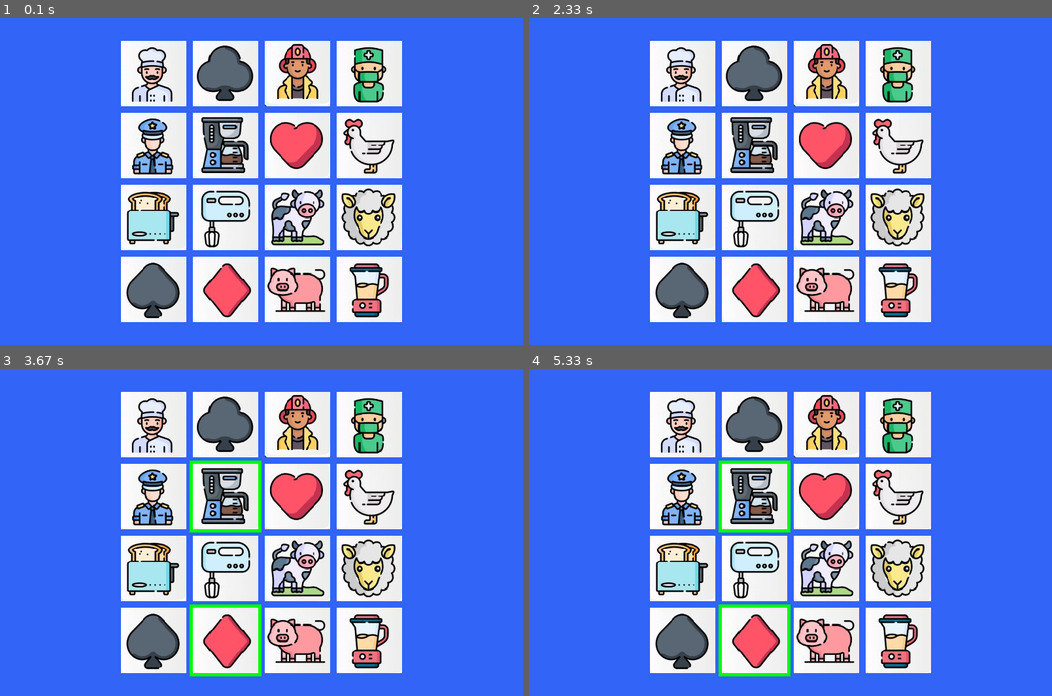
Above: before the commit, frames 1-4 (two rows, left to right).
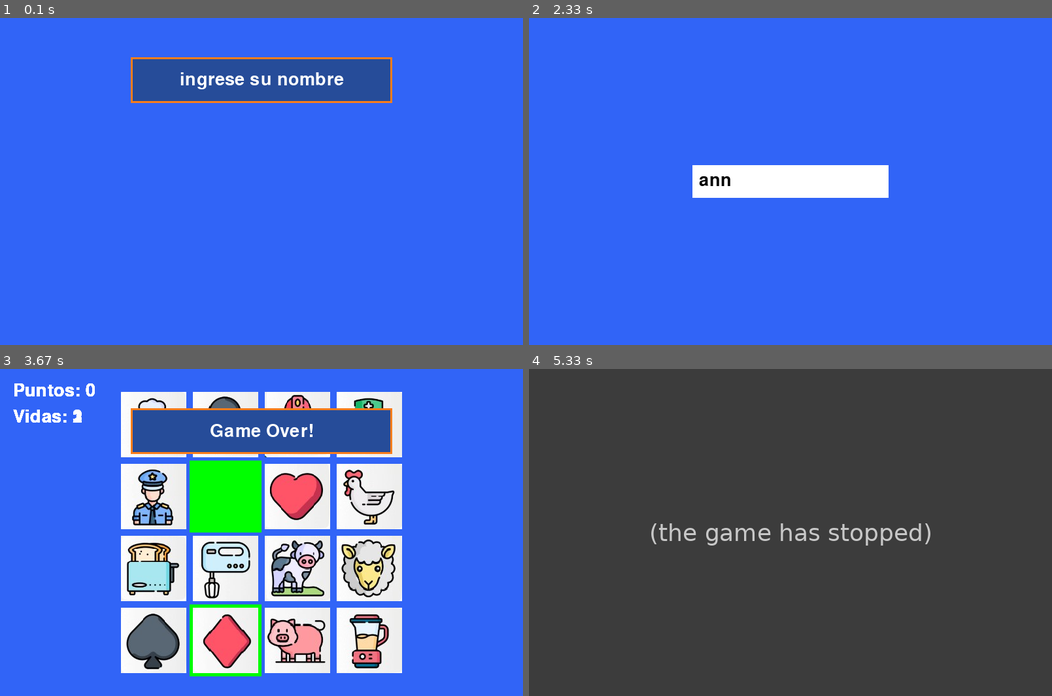
Above: after the commit, the same moments.

Repository: tomasaltamirano/sp_agrupados_pygame_altamirano_leonardi
Game: pygame game, started from prueba_pygame.py
Same seed, same stepped clock (60 frames per second), same inputs: the game is played once before the commit and once after it.
Inputs (mouse positions are in pixels of both pictures, inside the frame that each line leads up to):
- Up to frame 1 (0.1 s): no input
- Up to frame 2 (2.33 s): type "a" at 1.98 s; type "nn" at 2.08 s; tap Enter at 2.32 s
- Up to frame 3 (3.67 s): click (271, 421) at 2.58 s; click (235, 617) at 2.92 s; click (245, 476) at 3.25 s
- Up to frame 4 (5.33 s): no input

The runs differ from the first frame. In frame 1, 40% of the frame differs, in the area x 23-77%, y 7-93%; in frame 2, 39%; in frame 3, 10%; in frame 4, 99%, in the area x 0-100%, y 0-100%.
After the commit the program exited at 5.25 s; later frames show no game.

Commit message:
vidas y puntos

Diff:
--- a/logica.py
+++ b/logica.py
@@ -11,33 +11,3 @@
 
     random.shuffle(imagenes)
     return imagenes
-
-#debugueo: las rutas de las imagenes llegan bien a esta funcion
-# imagenes = obtener_imagenes(diccionario_categorias, nivel)
-# print("Imágenes obtenidas:", imagenes)
-
-def encontrar_categoria (lista_amarillos,color,contador,lista_usados,guardar_boton,boton,categoria,bandera_primera_categoria,lista_categorias,x,y,verde,COLOR_PANTALLA,ventana_principal):
-    if bandera_primera_categoria == True and boton["estado"] != None:
-        print("entra en encontrar categoria")
-        guardar_boton.append(boton)
-        lista_usados.append(boton)
-        lista_categorias.append(categoria)
-        bandera_primera_categoria = False
-
-    elif bandera_primera_categoria == False and boton["estado"] != None:
-        print("entra en encontrar resto categorias")
-        if boton["estado"] == True and boton != guardar_boton[0]:
-            if len(lista_categorias) > 0 and lista_categorias[-1] == categoria:
-
-                contador += 1
-                lista_usados.append(boton)
-                print("Las categorías son iguales.")
-            else:
-                #lista_usados.append(boton)
-                for boton in lista_usados:
-                    print("dasdas")
-                    x,y = boton["posicion"]
-                    boton ["estado"] = None
-                    enmarcar_imagen(lista_amarillos,lista_usados,boton,x,y,color,COLOR_PANTALLA,ventana_principal)
-
-    return bandera_primera_categoria ,contador
--- a/modules/visuales.py
+++ b/modules/visuales.py
@@ -3,6 +3,42 @@
 """
 funciones que se encargan de cargar los elementos visuales en la pantalla
 """
+
+def mostrar_mensaje(ventana_principal, tamaño_ventana, fuente, mensaje):
+    """Muestra un mensaje en un cuadro más pequeño en la pantalla."""
+    # Dimensiones del cuadro (ajusta según lo necesites)
+    ancho_cuadro = 400
+    alto_cuadro = 70
+    x_cuadro = (tamaño_ventana[0] - ancho_cuadro) // 2
+    y_cuadro = 60
+    # x_cuadro = 130
+    # y_cuadro = 50
+
+    # Dibuja un cuadro para el mensaje
+    color_cuadro = (38, 76, 153)
+    color_borde = (249, 125, 27)
+    pygame.draw.rect(ventana_principal, color_cuadro, (x_cuadro, y_cuadro, ancho_cuadro, alto_cuadro))
+    pygame.draw.rect(ventana_principal, color_borde, (x_cuadro, y_cuadro, ancho_cuadro, alto_cuadro), 3)  # Borde
+
+    # Renderiza el mensaje
+    texto = fuente.render(mensaje, True, (255, 255, 255))  # Texto en blanco
+    texto_rect = texto.get_rect(center=(x_cuadro + ancho_cuadro // 2, y_cuadro + alto_cuadro // 2))
+
+    ventana_principal.blit(texto, texto_rect)  # Dibuja el texto dentro del cuadro
+
+    # Actualiza la pantalla y espera
+    pygame.display.flip()
+    pygame.time.delay(2000)
+
+
+def mostrar_puntos_y_vidas(ventana_principal, fuente, puntuacion, vidas):
+    texto_puntos = fuente.render(f"Puntos: {puntuacion}", True, (255, 255, 255))
+    texto_vidas = fuente.render(f"Vidas: {vidas}", True, (255, 255, 255))
+
+    ventana_principal.blit(texto_puntos, (20, 20))  # Posición para los puntos
+    ventana_principal.blit(texto_vidas, (20, 60))
+
+
 def crear_boton(pantalla, posicion, dimension, texto=None, fuente=None, path_imagen = None):
     boton = {}
     boton["estado"] = False
@@ -78,7 +114,7 @@
                     bandera_primera_categoria, contador,lista_usados = encontrar_categoria(lista_amarillos,amarillo,contador,lista_usados,guardar_boton,boton,categoria,bandera_primera_categoria,lista_categorias,x,y,verde,COLOR_PANTALLA,ventana_principal)
                     enmarcar_imagen(contador,amarillo,lista_amarillos,lista_usados,boton,x,y,verde,COLOR_PANTALLA,ventana_principal)
 
-    return bandera_primera_categoria,contador
+    return bandera_primera_categoria,contador, categoria
 
 
 def enmarcar_imagen(contador,amarillo,lista_amarillos,lista_usados,boton,x,y,color,COLOR_PANTALLA,ventana_principal):
@@ -108,9 +144,7 @@
 
         boton["estado"] = None
 
-
-
-def encontrar_categoria (lista_amarillos,amarillo,contador,lista_usados,guardar_boton,boton,categoria,bandera_primera_categoria,lista_categorias,x,y,verde,COLOR_PANTALLA,ventana_principal):
+def encontrar_categoria (lista_amarillos,AMARILLO,contador,lista_usados,guardar_boton,boton,categoria,bandera_primera_categoria,lista_categorias,x,y,verde,COLOR_PANTALLA,ventana_principal):
     # print(bandera_primera_categoria,"dsadasdasdasdasdas")
     if bandera_primera_categoria == True and boton["estado"] == False:
 
@@ -123,7 +157,7 @@
         lista_usados.append(boton)
         lista_categorias.append(categoria)
         boton["estado"] = True
-        enmarcar_imagen(contador,amarillo,lista_amarillos,lista_usados,boton,x,y,verde,COLOR_PANTALLA,ventana_principal)
+        enmarcar_imagen(contador,AMARILLO,lista_amarillos,lista_usados,boton,x,y,verde,COLOR_PANTALLA,ventana_principal)
 
         # print("lista_usados:", lista_usados)
         # print("primero")
@@ -161,10 +195,11 @@
                     # print("borra la lista usados")
                     bandera_primera_categoria
 
-                    enmarcar_imagen(contador,amarillo,lista_amarillos,lista_usados,boton,x,y,verde,COLOR_PANTALLA,ventana_principal)
-
-                lista_categorias.clear()
-                lista_usados.clear()
+                    enmarcar_imagen(contador,AMARILLO,lista_amarillos,lista_usados,boton,x,y,verde,COLOR_PANTALLA,ventana_principal)
+
+                # lista_categorias.clear()
+                # lista_usados.clear()
+                # lista_amarillos.clear()
 
 
                 contador[0] = 0
@@ -172,19 +207,13 @@
                 # print("cambia la bandera a true")
                 bandera_primera_categoria = True
 
-                encontrar_categoria(lista_amarillos,amarillo,contador,lista_usados,guardar_boton,boton,categoria,bandera_primera_categoria,lista_categorias,x,y,verde,COLOR_PANTALLA,ventana_principal)
+                encontrar_categoria(lista_amarillos,AMARILLO,contador,lista_usados,guardar_boton,boton,categoria,bandera_primera_categoria,lista_categorias,x,y,verde,COLOR_PANTALLA,ventana_principal)
 
 
     return bandera_primera_categoria ,contador, lista_usados
-
-
 
 def verificar_contador(contador,lista_usados,amarillo,lista_amarillos,lista_categorias, verde,COLOR_PANTALLA,ventana_principal):
     if contador[0] == 4:
-        # lista_categorias.clear()
-        lista_amarillos.clear()
-        lista_usados.clear()  # Limpia las listas.
-        # print("esta es la lista de usados" ,lista_usados)
         for boton in lista_usados:
             lista_amarillos.append(boton)
 
@@ -201,24 +230,16 @@
     if contador[0] <= -1:
         contador[0] = 0
 
-# def cambiar_nivel(nivel, diccionario_categorias, ventana_principal, imagenes, FILAS, COLUMNAS, TAMAÑO_BOTON, ESPACIO_ENTRE_BOTONES, TAMAÑO_VENTANA):
-#     #subo de nivel
-#     nivel +=1
-#     #obtengo las imagenes, le paso el diccionario y el nivel actual
-#     imagenes = obtener_imagenes(diccionario_categorias, nivel)
-#     #creo los botones con las imagenes
-#     botones = crear_botones_imagenes(ventana_principal, imagenes, FILAS, COLUMNAS, TAMAÑO_BOTON, ESPACIO_ENTRE_BOTONES, TAMAÑO_VENTANA)
-
-#     ventana_principal.fill((49, 100, 247))
-
-#     return nivel, botones
-def cambiar_nivel(nivel_actual, diccionario_categorias, ventana_principal, FILAS, COLUMNAS, TAMAÑO_BOTON, ESPACIO_ENTRE_BOTONES, TAMAÑO_VENTANA, COLOR_PANTALLA):
+def cambiar_nivel(nivel_actual, diccionario_categorias, ventana_principal, FILAS, COLUMNAS, TAMAÑO_BOTON, ESPACIO_ENTRE_BOTONES, TAMAÑO_VENTANA, COLOR_PANTALLA, lista_usados, lista_amarillos):
     """
     Cambia al siguiente nivel del juego.
     - Actualiza el nivel.
     - Regenera los botones con las imágenes del nuevo nivel.
     """
     nivel_actual += 1  # Aumenta el nivel.
+    lista_usados.clear()  # Limpia las listas.
+    lista_amarillos.clear()
+
     print(f"PASASTE AL NIVEL: {nivel_actual}!")
 
     # Obtiene las imágenes del nuevo nivel.
@@ -231,3 +252,34 @@
     ventana_principal.fill((49, 100, 247))
 
     return nivel_actual, botones
+
+# Permite al usuario ingresar su nombre
+def pedir_nombre(ventana_principal, TAMAÑO_VENTANA, fuente):
+    # mostrar_mensaje(ventana_principal, TAMAÑO_VENTANA, fuente, "ingresa tu nombre")
+
+    reloj = pygame.time.Clock()
+    nombre = ""
+    ingresar = True
+    input_rect = pygame.Rect((TAMAÑO_VENTANA[0] // 2 - 150, TAMAÑO_VENTANA[1] // 2 - 25), (300, 50))
+
+    while ingresar:
+        for evento in pygame.event.get():
+            if evento.type == pygame.QUIT:
+                ingresar = False
+                return None  # Salir del programa
+            elif evento.type == pygame.KEYDOWN:
+                if evento.key == pygame.K_RETURN:  # Finaliza ingreso con Enter
+                    ingresar = False
+                elif evento.key == pygame.K_BACKSPACE:
+                    nombre = nombre[:-1]  # Borra último caracter
+                else:
+                    nombre += evento.unicode
+
+        ventana_principal.fill((49, 100, 247))  # Fondo azul
+        pygame.draw.rect(ventana_principal, (255, 255, 255), input_rect)  # Cuadro de texto
+        texto = fuente.render(nombre, True, (0, 0, 0))
+        ventana_principal.blit(texto, (input_rect.x + 10, input_rect.y + 10))
+        pygame.display.flip()
+        reloj.tick(30)
+
+    return nombre
--- a/prueba_pygame.py
+++ b/prueba_pygame.py
@@ -9,7 +9,7 @@
 
 VERDE = (0,255,0)
 AMARILLO = (255,255,0)
-
+BLANCO = (255,255,255)
 TAMAÑO_VENTANA = (800, 500)
 COLOR_PANTALLA = (49, 100, 247)
 TAMAÑO_BOTON = (100, 100)
@@ -17,7 +17,11 @@
 FILAS = 4
 COLUMNAS = 4
 
+
 ventana_principal = pygame.display.set_mode(TAMAÑO_VENTANA)
+pygame.display.set_caption("Agrupados")
+fuente = pygame.font.Font(None, 40)
+
 
 lista_categorias = obtener_categorias()
 lista_limpia = limpiar_datos(lista_categorias)
@@ -25,29 +29,24 @@
 
 
 nivel = 1
+puntuacion = 0
+vidas = 3
+bandera_nombre = False
 filas_completadas = 0
-imagenes = obtener_imagenes(diccionario_categorias, nivel)
-
-#aca parece que no se esta enviando correctamente la ruta "imagenes" a la funcion que crea los botones
-botones = crear_botones_imagenes(ventana_principal, imagenes, FILAS, COLUMNAS, TAMAÑO_BOTON, ESPACIO_ENTRE_BOTONES, TAMAÑO_VENTANA)
-# categorias_nivel = diccionario_categorias[nivel_actual]
-
-
-pygame.display.set_caption("Agrupados")
-
 lista_categorias = []
 bandera_juego = True
 bandera_primera_categoria = True
 guardar_boton = []
 lista_usados = []
 contador = [0]
-# lista_categorias = []
+lista_intocables = []
+lista_amarillos = []
+guardar_boton = []
 
-lista_intocables = []
 
-lista_amarillos = []
-
-guardar_boton = []
+imagenes = obtener_imagenes(diccionario_categorias, nivel)
+botones = crear_botones_imagenes(ventana_principal, imagenes, FILAS, COLUMNAS, TAMAÑO_BOTON, ESPACIO_ENTRE_BOTONES, TAMAÑO_VENTANA)
+# categorias_nivel = diccionario_categorias[nivel_actual]
 
 
 ventana_principal.fill(COLOR_PANTALLA)
@@ -55,103 +54,68 @@
 
 
 while bandera_juego:
+    if not bandera_nombre:
+
+        mostrar_mensaje(ventana_principal, TAMAÑO_VENTANA, fuente, "ingrese su nombre")
+        # pygame.display.update()
+        nombre_jugador = pedir_nombre(ventana_principal, TAMAÑO_VENTANA, fuente)
+        if not nombre_jugador:
+            mostrar_mensaje(ventana_principal, TAMAÑO_VENTANA, fuente, "ingresa tu nombre...")
+
+            pygame.display.update()
+
+        else:
+            bandera_nombre = True
+            ventana_principal.fill(COLOR_PANTALLA)
+
+            # for boton in botones:
+            #     dibujar(boton)
+
     for evento in pygame.event.get():
         if evento.type == pygame.QUIT:
             bandera_juego = False
         elif evento.type == pygame.MOUSEBUTTONDOWN:
             x, y = evento.pos
-            print("desde los botones")
+
             # Lógica de selección de imágenes.
-            bandera_primera_categoria, contador = seleccionar_imagenes(
+            bandera_primera_categoria, contador, categoria = seleccionar_imagenes(
                 AMARILLO, lista_amarillos, contador, lista_usados, guardar_boton,
                 botones, x, y, VERDE, COLOR_PANTALLA, ventana_principal,
                 bandera_primera_categoria, lista_categorias
             )
             print(f"contando:{contador}")
             if contador[0] == 4:
+                puntuacion += 1
+                filas_completadas += 1
                 print(f"Filas completadas: {filas_completadas}")
-                #! aca podriamos tener una funcion que muestre un mensaje en pantalla indicando que completo una fila con exito.
-                filas_completadas += 1
-
+                #! aca podriamos tener una funcion que muestre un mensaje o un sonido en pantalla indicando que completo una fila con exito.
                 if filas_completadas == 4:
                     filas_completadas = 0  # Reinicia el contador.
                     nivel, botones = cambiar_nivel(
-                        nivel, diccionario_categorias, ventana_principal,
-                        FILAS, COLUMNAS, TAMAÑO_BOTON, ESPACIO_ENTRE_BOTONES,
-                        TAMAÑO_VENTANA, COLOR_PANTALLA
+                        nivel,
+                        diccionario_categorias,
+                        ventana_principal,
+                        FILAS,
+                        COLUMNAS,
+                        TAMAÑO_BOTON,
+                        ESPACIO_ENTRE_BOTONES,
+                        TAMAÑO_VENTANA,
+                        COLOR_PANTALLA,
+                        lista_amarillos,
+                        lista_usados,
                     )
                     contador[0] = 0  # Reinicia el contador de imágenes seleccionadas.
-                    # lista_categorias.clear()
+            else:
+                # Descontar una vida si no completa la fila
+                vidas -= 1
+            if vidas <= 0:
+                mostrar_mensaje(ventana_principal, TAMAÑO_VENTANA, fuente, "Game Over!")
+                bandera_juego = False
+
         verificar_contador(contador, lista_usados, AMARILLO, lista_amarillos,lista_categorias, VERDE, COLOR_PANTALLA, ventana_principal)
+        mostrar_puntos_y_vidas(ventana_principal, fuente, puntuacion, vidas)
 
-                    # lista_usados.clear()  # Limpia las listas.
-                    # lista_amarillos.clear()
-                    # lista_categorias.clear()
-
-
-
-    # Redibuja los botones.
     for boton in botones:
         dibujar(boton)
 
     pygame.display.update()
-
-
-# while bandera_juego:
-
-
-#     #ventana_principal.fill(COLOR_PANTALLA)
-#     #for boton in botones:
-#     #    dibujar(boton)
-
-#     #if contador[0] == 4:
-#     #
-#     #    print("ganaste")
-#     #    for i in range (len(lista_usados)):
-#     #
-#     #        lista_usados[i]["estado"]= None
-#     #        x,y = lista_usados[i]["posicion"]
-#     #        lista_amarillos.append(lista_usados[i])
-
-
-#             #enmarcar_imagen(contador,AMARILLO,lista_amarillos,lista_usados,lista_usados[i],x,y,VERDE,COLOR_PANTALLA,ventana_principal)
-
-
-
-#     #contador = [0]
-
-
-
-
-#     for evento in pygame.event.get():
-#         if evento.type == pygame.QUIT:
-#             bandera_juego = False
-#         elif evento.type == pygame.MOUSEBUTTONDOWN:
-#             x,y = evento.pos
-
-#             #seleccion de imagenes
-#             bandera_primera_categoria,contador = seleccionar_imagenes(AMARILLO,lista_amarillos,contador,lista_usados,guardar_boton,botones,x,y,VERDE,COLOR_PANTALLA,ventana_principal,bandera_primera_categoria,lista_categorias)
-#             #print(contador,"dsadas")
-#             #print(type(contador))
-#             verificar_contador(contador,lista_usados,AMARILLO,lista_amarillos,VERDE,COLOR_PANTALLA,ventana_principal)
-
-#             if contador[0] == 4:
-#                 contador_filas_completadas += 1
-#                 print(f"filas completadas: {contador_filas_completadas}/4")
-#                 if contador_filas_completadas == 4:
-#                     contador_filas_completadas = 0 #para resetear el contador de filas
-#                     nivel, botones = cambiar_nivel(nivel, diccionario_categorias, ventana_principal, imagenes, FILAS, COLUMNAS, TAMAÑO_BOTON, ESPACIO_ENTRE_BOTONES, TAMAÑO_VENTANA)
-#                     contador[0] = 0  # Reinicia el contador de imágenes seleccionadas.
-#                     lista_usados.clear()  # Limpia las listas.
-#                     lista_amarillos.clear()
-#                     lista_categorias.clear()
-
-#     #ventana_principal.fill(COLOR_PANTALLA)
-
-#     for boton in botones:
-#         dibujar(boton)
-
-#     pygame.display.update()
-
-
-# pygame.quit()
--- a/tempCodeRunnerFile.py
+++ b/tempCodeRunnerFile.py
@@ -1,11 +1 @@
-#------CONSTANTES------------
-AMARILLO = (255, 255, 0)
-VERDE = (0, 255, 0)
-TAMAÑO_VENTANA = (800, 500)
-COLOR_PANTALLA = (49, 100, 247)
-TAMAÑO_BOTON = (100, 100)
-ESPACIO_ENTRE_BOTONES = 10
-FILAS = 4
-COLUMNAS = 4
-nivel = 1
-bandera_juego = True
+ventana_principal
